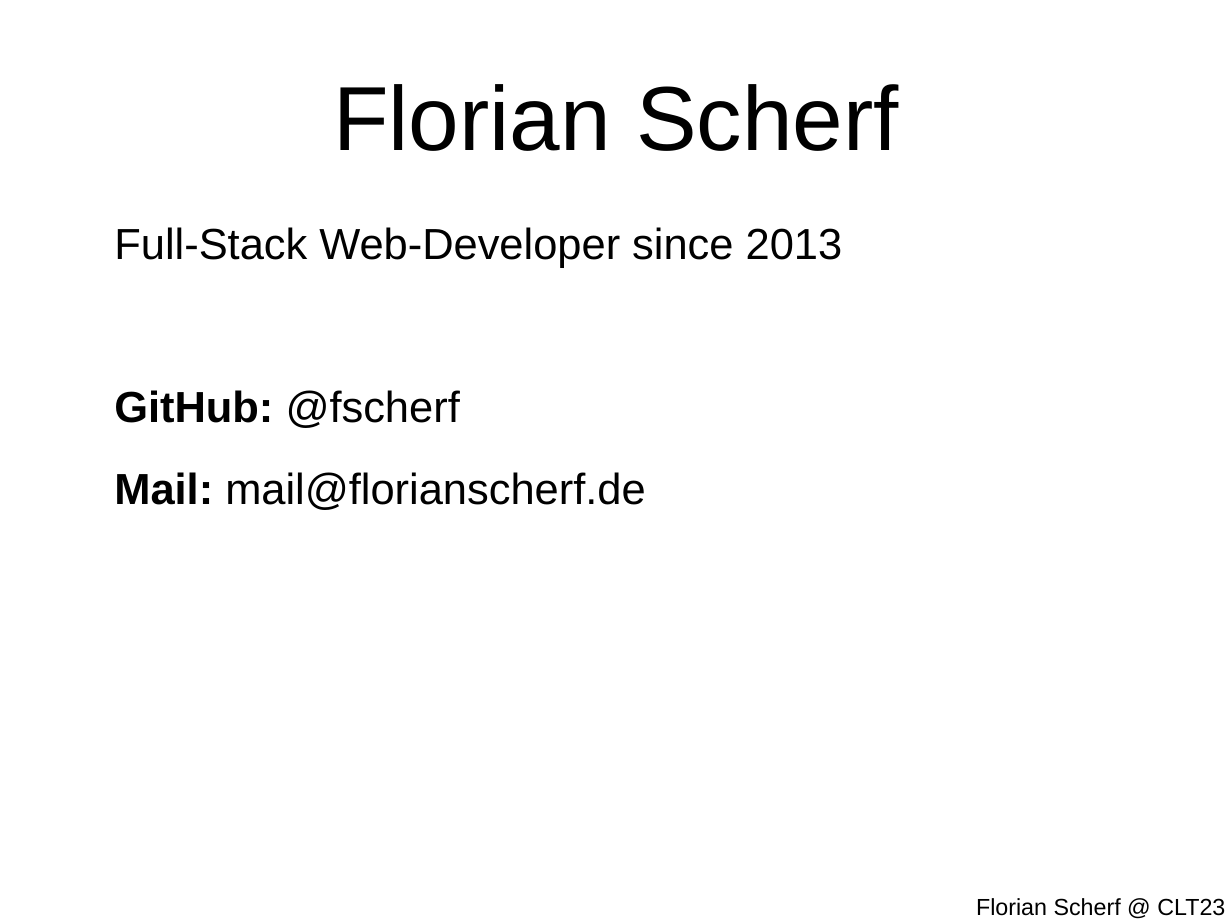
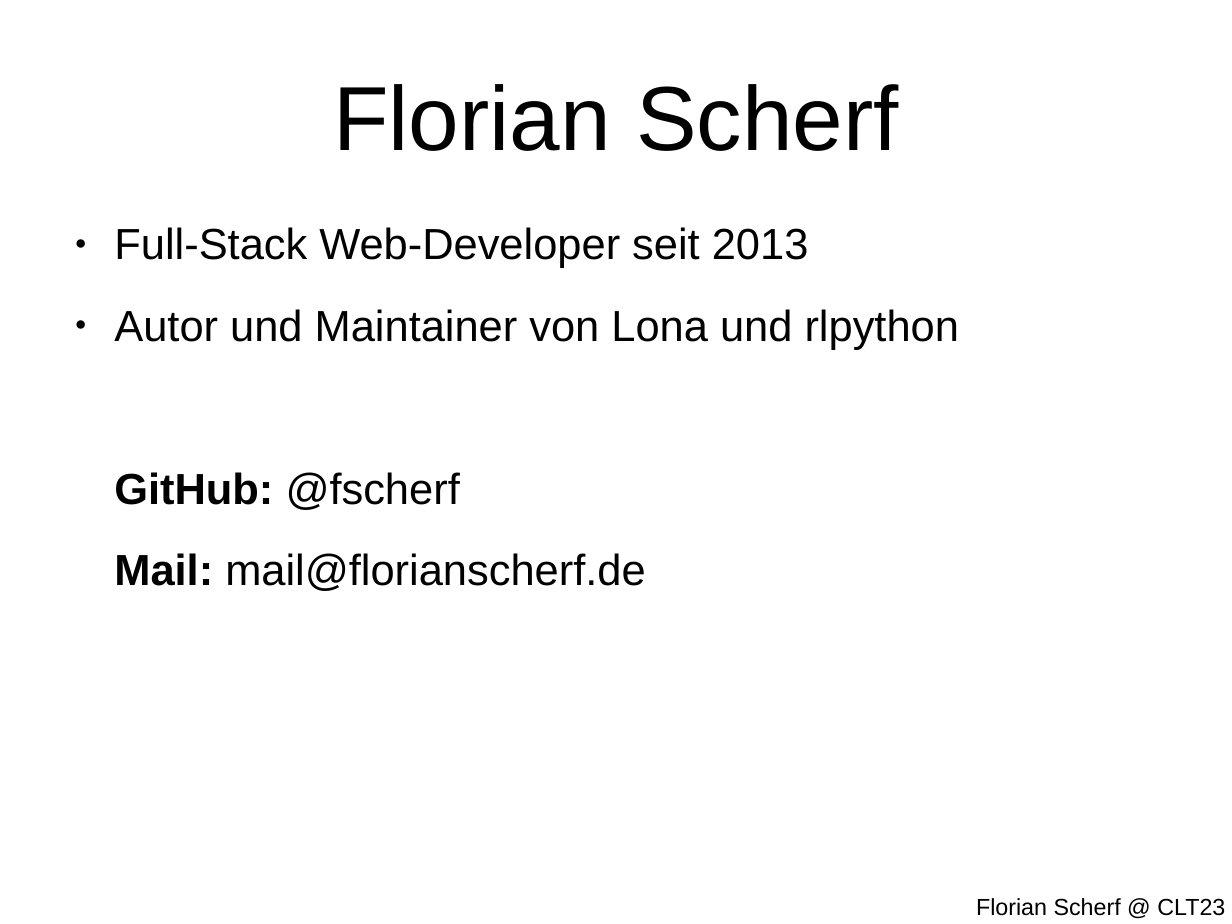
Before and after one commit to lona-web-org/presentations, a slide deck: slide 2 of clt23/slides.odp. Drawn at 1232x924 pixels with LibreOffice and Linux fonts; fonts in the diff are those of the drawing. Boxes give left, top, right and bottom in pixels: in the first picture for what was removed or moved away, otherwise in the second. Text is boxed around its words. In the diff, an @@ line names an element or a change of style, - is before the commit and + after.

```diff
--- a/clt23/slides.odp
+++ b/clt23/slides.odp
@@ text at (114, 227, 959, 350): text changed @@
-Full-Stack Web-Developer since 2013
+● Full-Stack Web-Developer seit 2013
+● Autor und Maintainer von Lona und rlpython
```
Also in this commit, not shown: 5 other slides changed, 18 slides added, 1 slide removed, 27 other files.
